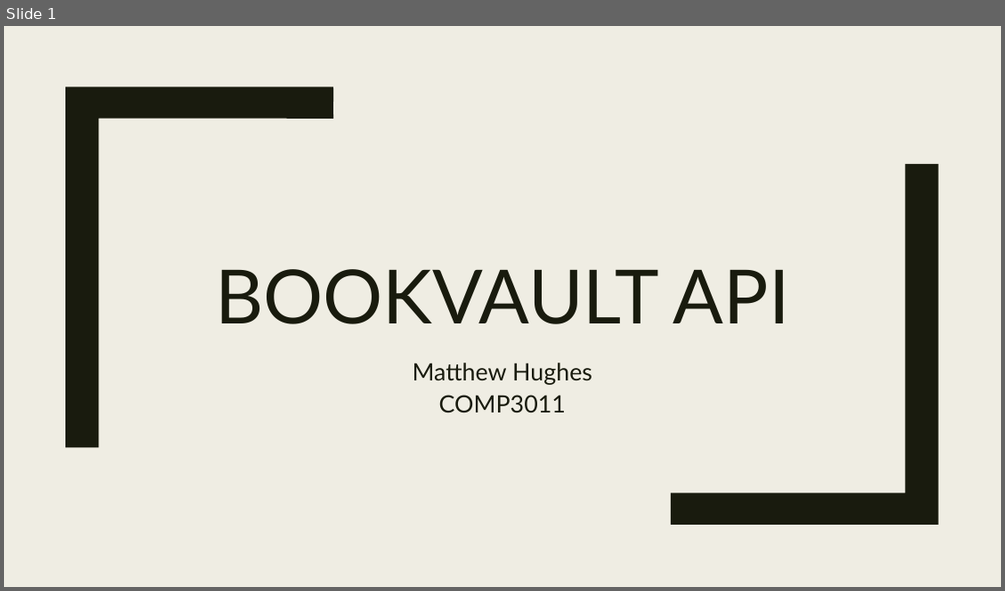
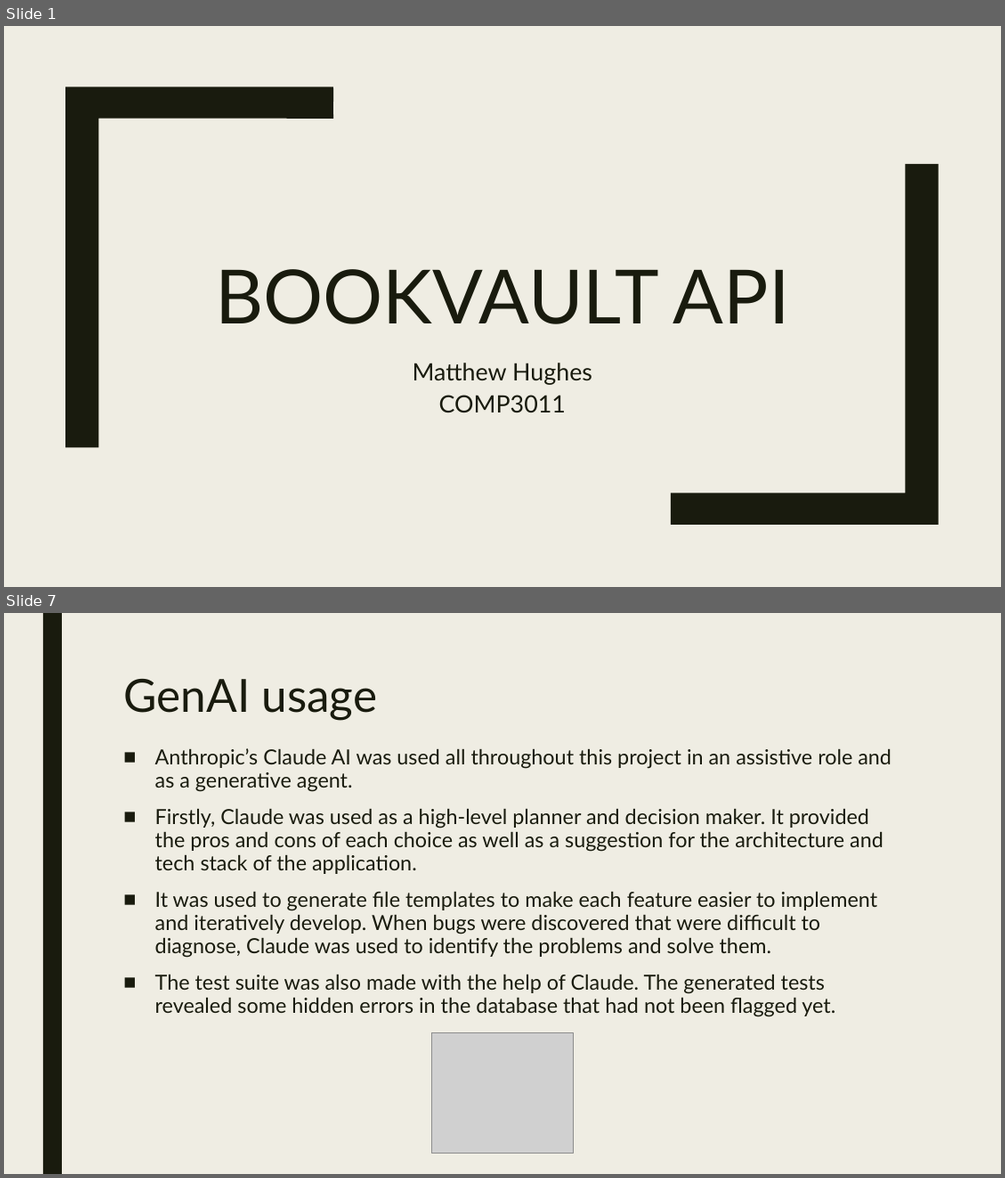
Before and after one commit to mattyh867/bookvault-api, a slide deck: Presentation.pptx. Shown one above the other, each under a label of ours: slide 1 before the commit, slides 1 and 7 after it; the slides between them are not shown. The pictures are 1005x591 and 1005x1178 pixels, drawn with LibreOffice and Linux fonts; fonts in the diff are those of the drawing; grey boxes stand for pictures. Boxes give left, top, right and bottom in pixels: in the first picture for what was removed or moved away, otherwise in the second. Text is boxed around its words. In the diff, an @@ line names an element or a change of style, - is before the commit and + after.

```diff
--- a/Presentation.pptx
+++ b/Presentation.pptx
@@ slide 7 added at (x1=4, y1=613, x2=1001, y2=1174), background #EFEDE3 @@
@@ rectangle added at (x1=43, y1=613, x2=62, y2=1174), fill #191B0E @@
@@ title added at (x1=123, y1=679, x2=378, y2=720), 44 pt, text #191B0E @@
+GenAI usage
@@ text added at (x1=155, y1=748, x2=891, y2=1017), 20 pt, text #191B0E @@
+■ Anthropic’s Claude AI was used all throughout this project in an assistive role and as a generative agent.
+■ Firstly, Claude was used as a high-level planner and decision maker. It provided the pros and cons of each choice as well as a suggestion for the architecture and tech stack of the application.
+■ It was used to generate file templates to make each feature easier to implement and iteratively develop. When bugs were discovered that were difficult to diagnose, Claude was used to identify the problems and solve them.
+■ The test suite was also made with the help of Claude. The generated tests revealed some hidden errors in the database that had not been flagged yet.
@@ picture added at (x1=432, y1=1033, x2=574, y2=1153) @@
```
Also in this commit, not shown: 5 slides changed, 1 other slide added.
